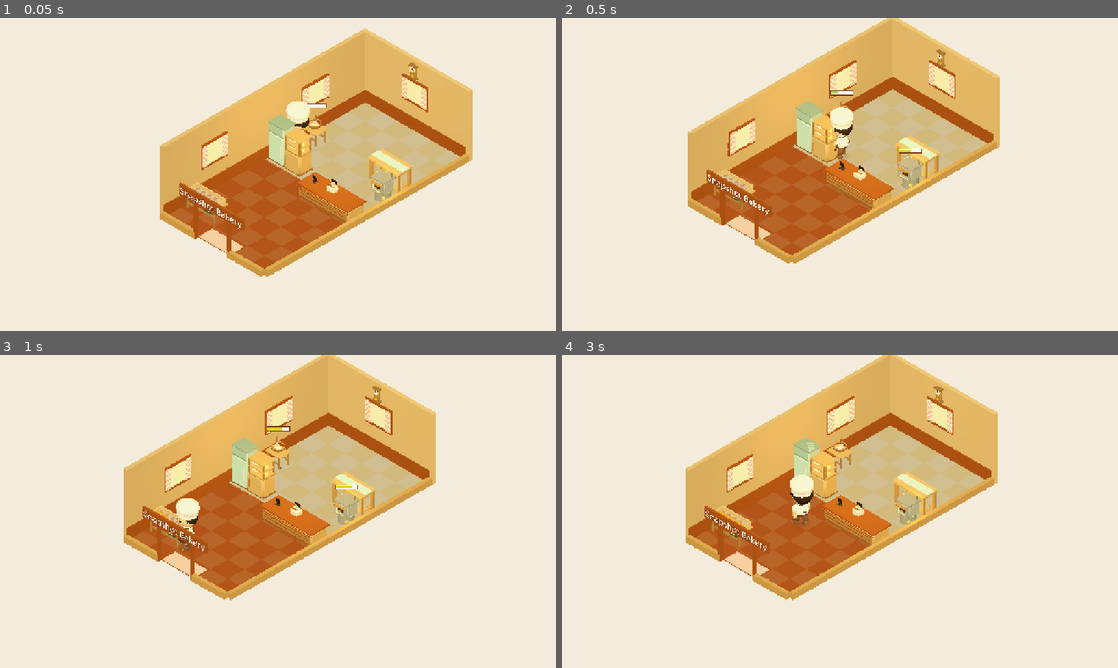
Above: before the commit, frames 1-4 (two rows, left to right).
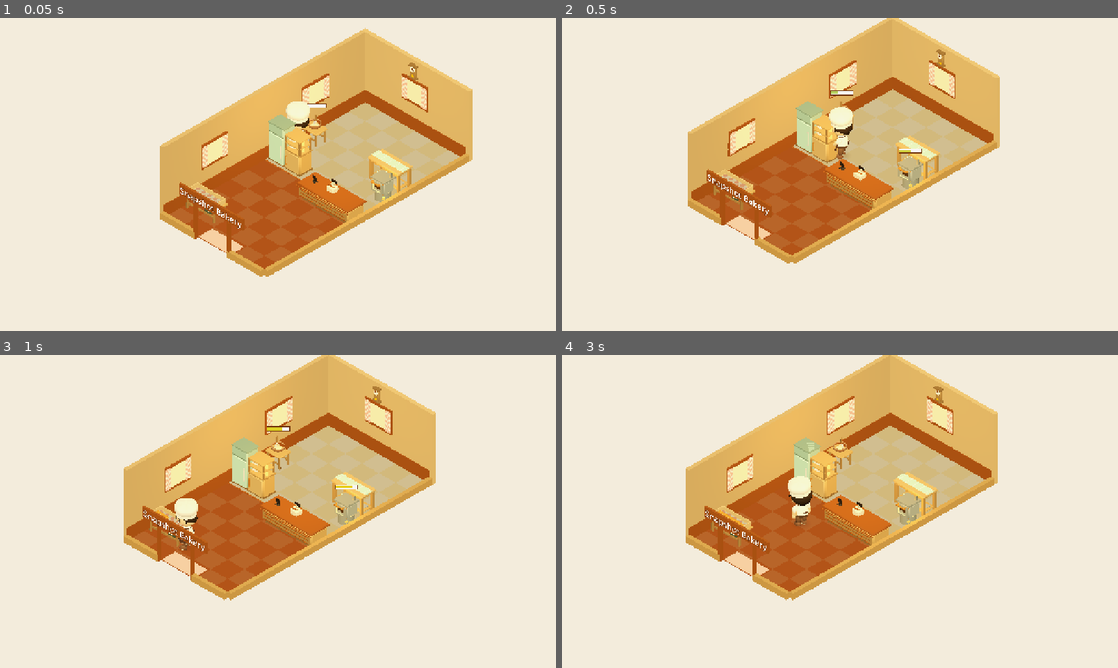
Above: after the commit, the same moments.

Repository: ariefnugraha3/roti-lezat-tycoon
Game: Godot game, scene res://tools/world_snapshot.tscn
The game is run twice, just before and just after one commit, with the same random seed, the same clock (stepped at 60 frames per second) and the same inputs. This scene is started directly instead of the project's main scene.
Inputs (mouse positions are in pixels of both pictures, inside the frame that each line leads up to):
- Up to frame 1 (0.05 s): no input
- Up to frame 2 (0.5 s): no input
- Up to frame 3 (1 s): tap Enter at 0.5 s; move the mouse to (400, 495) at 0.52 s; tap P at 0.6 s; click (400, 495) at 0.67 s; tap Space at 0.77 s
- Up to frame 4 (3 s): tap Space at 1.07, 2.75 s; drag from (728, 527) to (812, 574) at 1.27 s; move the mouse to (895, 442) at 2.02 s; tap 2 at 2.1 s; click (895, 442) at 2.17 s; drag from (812, 574) to (673, 464) at 2.77 s

Frame 1 is identical in both runs. In frame 2, less than 0.1% of the frame differs, in the area x 48-53%, y 28-45%; in frame 3, less than 0.1%; in frame 4, 0.2%, in the area x 40-46%, y 38-55%.

Commit message:
Calm the walking animation
Steps now follow the on-screen speed at 1.6-3.6 steps a second (it was
about 12), the step phase runs continuously, and walking blends in and
out over about 0.2 s with a cosine body bob and limb lag. Characters stop
stepping during a pause (GDD 4.2, ACC_4_WALK_SMOOTH).

Co-Authored-By: Claude Opus 5.5 <noreply@anthropic.com>

Diff:
--- a/gameplay/world/actor_view.gd
+++ b/gameplay/world/actor_view.gd
@@ -59,6 +59,11 @@
 var _cloth: Node3D = null
 var _zs: Array[Node3D] = []
 var _z_timer: float = 0.0
+## Langkah (GDD 4.2): fase siklus yang maju terus, bobot jalan 0..1 yang
+## dilunakkan, dan kecepatan model di layar (meter/detik nyata, dilunakkan).
+var _walk_phase: float = 0.0
+var _walk_w: float = 0.0
+var _vis_speed: float = 0.0
 
 
 func _init() -> void:
@@ -91,6 +96,9 @@
 	if _thought != null:
 		_thought.visible = false
 	_t = 0.0
+	_walk_phase = 0.0
+	_walk_w = 0.0
+	_vis_speed = 0.0
 	_idle_enabled = false
 	_busy = true
 	_action = &""
@@ -101,7 +109,10 @@
 func sync(a: SimActor, delta: float, animate: bool) -> void:
 	_t += delta
 	var target := Vector3(a.pos.x, 0.0, a.pos.y)
-	global_position = target if global_position.distance_to(target) > 1.5 else global_position.lerp(target, minf(1.0, delta * 18.0))
+	var before: Vector3 = global_position
+	var jumped: bool = global_position.distance_to(target) > 1.5
+	global_position = target if jumped else global_position.lerp(target, minf(1.0, delta * 18.0))
+	_update_walk(a, before, jumped, delta)
 	if a.facing.length_squared() > 0.0001:
 		# Wajah karakter menghadap -Z (CharacterFactory.FRONT).
 		var want: float = atan2(-a.facing.x, -a.facing.y)
@@ -111,8 +122,8 @@
 	_update_idle(a, delta)
 	if _action == &"pack" and not a.moving:
 		ProceduralAnimationSystem.pack(model, _t, _pack_p, _pack_n)
-	elif a.moving:
-		ProceduralAnimationSystem.walk(model, _t, a.speed_mps * 4.5)
+	elif _walk_w > 0.0:
+		ProceduralAnimationSystem.walk_cycle(model, _walk_phase, _walk_w)
 	else:
 		ProceduralAnimationSystem.idle_bob(model, _t)
 		if _looking:
@@ -130,6 +141,31 @@
 # ===========================================================================
 # GERAK MENGANGGUR (GDD 31.6) & AKSI
 # ===========================================================================
+
+## Irama langkah dari kecepatan model DI LAYAR (GDD 4.2, perbaikan 2026-10-01).
+## Dulu irama = kecepatan simulasi x 4,5 sehingga pemain melangkah ~12 kali per
+## detik. Kini langkah per detik mengikuti kecepatan nyata (termasuk kecepatan
+## 2x/3x dan pause) dengan batas atas yang tenang; fase maju terus tanpa
+## melompat, dan bobotnya naik-turun dalam ~0,2 detik saat mulai dan berhenti.
+## Saat game di-pause aktor yang sedang berjalan berhenti melangkah perlahan.
+func _update_walk(a: SimActor, before: Vector3, jumped: bool, delta: float) -> void:
+	if delta <= 0.0:
+		return
+	var moved: float = 0.0 if jumped else Vector2(global_position.x - before.x, global_position.z - before.z).length()
+	_vis_speed = lerpf(_vis_speed, moved / delta, minf(1.0, delta * 10.0))
+	var walking: bool = a.moving and _vis_speed > 0.15
+	_walk_w = move_toward(_walk_w, 1.0 if walking else 0.0, delta * ProceduralAnimationSystem.WALK_BLEND_RATE)
+	if _walk_w > 0.0:
+		var steps: float = ProceduralAnimationSystem.walk_steps_per_second(_vis_speed)
+		_walk_phase = fposmod(_walk_phase + delta * PI * steps, TAU)
+	else:
+		_walk_phase = 0.0
+
+
+## Bobot langkah saat ini (0 = diam, 1 = berjalan penuh).
+func walk_weight() -> float:
+	return _walk_w
+
 
 ## Aktifkan gerak menganggur (pemain & staf). Pelanggan tidak pernah memakainya.
 func set_idle_enabled(on: bool) -> void:
--- a/procedural/animation/anim_system.gd
+++ b/procedural/animation/anim_system.gd
@@ -49,22 +49,38 @@
 # GDD 4.2 — parameter jalan (gelombang sinus)
 # ---------------------------------------------------------------------------
 
-## Frekuensi dasar langkah dalam radian/detik pada speed = 1.0.
+## Frekuensi dasar langkah dalam radian/detik pada speed = 1.0 (hanya untuk
+## pemanggil lama `walk()`; aktor di dunia memakai `walk_cycle()`).
 const WALK_FREQ: float = 5.6
+## Irama langkah aktor di dunia (perbaikan 2026-10-01): langkah per detik NYATA
+## = kecepatan model di layar / panjang langkah, dibatasi supaya tidak pernah
+## tergopoh-gopoh (dulu ~12 langkah/detik) dan tetap hidup saat pelan. Pada
+## kecepatan 2x/3x iramanya tertahan di batas atas; kaki sedikit meluncur,
+## tetapi langkahnya tetap tenang.
+const WALK_STEP_LENGTH: float = 0.7
+const WALK_STEPS_MIN: float = 1.6
+const WALK_STEPS_MAX: float = 3.6
+## Laju peralihan diam <-> jalan (bobot per detik): mulai dan berhenti melangkah
+## dalam ~0,2 detik, tanpa pose yang patah.
+const WALK_BLEND_RATE: float = 5.5
 ## Amplitudo ayunan lengan (radian).
-const WALK_ARM_SWING: float = 0.52
+const WALK_ARM_SWING: float = 0.45
 ## Amplitudo ayunan kaki (radian).
-const WALK_LEG_SWING: float = 0.68
+const WALK_LEG_SWING: float = 0.60
 ## Tinggi pantulan badan tiap langkah (meter).
-const WALK_BOB: float = 0.030
+const WALK_BOB: float = 0.022
 ## Amplitudo anggukan kepala ceria (radian).
-const WALK_HEAD_NOD: float = 0.10
+const WALK_HEAD_NOD: float = 0.05
 ## Kemiringan kepala kiri-kanan mengikuti langkah (radian).
-const WALK_HEAD_TILT: float = 0.055
+const WALK_HEAD_TILT: float = 0.045
 ## Goyangan badan kiri-kanan (radian).
-const WALK_SWAY: float = 0.045
+const WALK_SWAY: float = 0.035
 ## Ayunan celemek yang menyusul gerak badan (radian).
-const WALK_APRON_SWAY: float = 0.038
+const WALK_APRON_SWAY: float = 0.032
+## Keterlambatan fase lengan dan celemek di belakang kaki (radian): gerak susulan
+## yang membuat langkah terasa luwes, bukan kaku serempak.
+const WALK_ARM_LAG: float = 0.28
+const WALK_APRON_LAG: float = 0.6
 ## Pengali gerak susulan topi koki terhadap kemiringan kepala.
 const HAT_FOLLOW_THROUGH: float = 1.35
 ## Batas bawah pengali amplitudo agar aktor sangat lambat tetap terlihat hidup.
@@ -232,59 +248,71 @@
 # Animasi per-frame (stateless)
 # ---------------------------------------------------------------------------
 
-## Ayunan langkah berbasis gelombang sinus (GDD 4.2).
-## `t` = waktu akumulatif detik, `speed` = pengali kecepatan jalan aktor.
-## Dipanggil tiap frame; seluruh pose dihitung ulang dari `t` sehingga aman
-## dipanggil dari mana pun tanpa menyimpan state.
+## Ayunan langkah berbasis gelombang sinus (GDD 4.2), versi stateless untuk
+## pemanggil lama dan tes: `t` = waktu akumulatif detik, `speed` = pengali.
+## Aktor di dunia memakai `walk_cycle()` dengan fase dan bobot milik ActorView.
 static func walk(actor: Node3D, t: float, speed: float) -> void:
+	var rate: float = maxf(speed, 0.15)
+	walk_cycle(actor, t * WALK_FREQ * rate, clampf(rate, WALK_AMP_MIN, 1.0))
+
+
+## Langkah kaki per detik nyata untuk model yang bergerak `speed_real` m/detik
+## di layar (lihat WALK_STEP_LENGTH).
+static func walk_steps_per_second(speed_real: float) -> float:
+	return clampf(speed_real / WALK_STEP_LENGTH, WALK_STEPS_MIN, WALK_STEPS_MAX)
+
+
+## Pose satu titik siklus langkah (GDD 4.2). `phase` (radian) maju terus-menerus
+## (pi per langkah), jadi perubahan kecepatan tidak membuat pose melompat.
+## `weight` 0..1 membaurkan dari pose diam ke langkah penuh, sehingga mulai dan
+## berhenti berjalan tidak patah. Semua gerak berupa kurva mulus: kaki = sin,
+## pantulan badan = kosinus dua kali per siklus (tertinggi saat kaki lurus di
+## bawah badan), lengan dan celemek menyusul sedikit di belakang kaki.
+static func walk_cycle(actor: Node3D, phase: float, weight: float) -> void:
 	if actor == null or not is_instance_valid(actor):
 		return
-
-	var rate: float = maxf(speed, 0.15)
-	var phase: float = t * WALK_FREQ * rate
+	var w: float = clampf(weight, 0.0, 1.0)
 	var swing: float = sin(phase)
-	var bounce: float = absf(sin(phase))
-	var amp: float = clampf(rate, WALK_AMP_MIN, WALK_AMP_MAX)
+	var arm_swing: float = sin(phase - WALK_ARM_LAG)
+	var lift: float = 0.5 + 0.5 * cos(phase * 2.0)
 
 	# Kaki berlawanan fase satu sama lain.
 	var leg_l: Node3D = _part(actor, "LegL")
 	if leg_l != null:
-		leg_l.rotation.x = _rest_rot(leg_l).x + swing * WALK_LEG_SWING * amp
+		leg_l.rotation.x = _rest_rot(leg_l).x + swing * WALK_LEG_SWING * w
 	var leg_r: Node3D = _part(actor, "LegR")
 	if leg_r != null:
-		leg_r.rotation.x = _rest_rot(leg_r).x - swing * WALK_LEG_SWING * amp
+		leg_r.rotation.x = _rest_rot(leg_r).x - swing * WALK_LEG_SWING * w
 
 	# Lengan berlawanan fase terhadap kaki di sisi yang sama.
 	var arm_l: Node3D = _part(actor, "ArmL")
 	if arm_l != null:
-		arm_l.rotation.x = _rest_rot(arm_l).x - swing * WALK_ARM_SWING * amp * _swing_of(arm_l)
+		arm_l.rotation.x = _rest_rot(arm_l).x - arm_swing * WALK_ARM_SWING * w * _swing_of(arm_l)
 	var arm_r: Node3D = _part(actor, "ArmR")
 	if arm_r != null:
-		arm_r.rotation.x = _rest_rot(arm_r).x + swing * WALK_ARM_SWING * amp * _swing_of(arm_r)
-
-	# Badan memantul dua kali per siklus langkah dan sedikit bergoyang.
+		arm_r.rotation.x = _rest_rot(arm_r).x + arm_swing * WALK_ARM_SWING * w * _swing_of(arm_r)
+
+	# Badan naik saat kaki lurus di bawahnya, turun saat melangkah lebar.
 	var body: Node3D = _part(actor, "Body")
 	if body != null:
-		var body_rest: Vector3 = _rest_pos(body)
-		body.position.y = body_rest.y + bounce * WALK_BOB * amp
-		body.rotation.z = _rest_rot(body).z + swing * WALK_SWAY * amp
-
-	# Anggukan kepala ceria: dua kali lebih cepat dari ayunan kaki.
-	var head_dy: float = bounce * WALK_BOB * 1.25 * amp
-	var head_roll: float = -swing * WALK_HEAD_TILT * amp
+		body.position.y = _rest_pos(body).y + lift * WALK_BOB * w
+		body.rotation.z = _rest_rot(body).z + swing * WALK_SWAY * w
+
+	# Kepala ikut naik-turun dan mengangguk pelan sedikit di belakang badan.
+	var head_dy: float = lift * WALK_BOB * 1.1 * w
+	var head_roll: float = -arm_swing * WALK_HEAD_TILT * w
 	var head: Node3D = _part(actor, "Head")
 	if head != null:
-		var head_rest: Vector3 = _rest_pos(head)
 		var head_rot: Vector3 = _rest_rot(head)
-		head.position.y = head_rest.y + head_dy
-		head.rotation.x = head_rot.x + sin(phase * 2.0) * WALK_HEAD_NOD * amp
+		head.position.y = _rest_pos(head).y + head_dy
+		head.rotation.x = head_rot.x + sin(phase * 2.0 - 0.6) * WALK_HEAD_NOD * w
 		head.rotation.z = head_rot.z + head_roll
 	_follow_head(actor, head_dy, head_roll * HAT_FOLLOW_THROUGH)
 
 	# Celemek ikut berayun menyusul badan (GDD 4.1 -- kesan kain empuk).
 	var apron: Node3D = _part(actor, "Apron")
 	if apron != null:
-		apron.rotation.z = _rest_rot(apron).z + swing * WALK_APRON_SWAY * amp
+		apron.rotation.z = _rest_rot(apron).z + sin(phase - WALK_APRON_LAG) * WALK_APRON_SWAY * w
 
 
 ## Napas tenang saat aktor berdiri diam. Juga mengembalikan tangan & kaki ke pose
--- a/tests/suites/suite_50_visual.gd
+++ b/tests/suites/suite_50_visual.gd
@@ -16,6 +16,7 @@
 		{"id": "ACC_31_HAIR_CLEAR", "name": "hair and hats never cover the eyes or brows", "fn": _hair_clear},
 		{"id": "ACC_31_DETERMINISM", "name": "the same customer seed builds the same character; seeds vary", "fn": _determinism},
 		{"id": "ACC_31_EXPRESSIONS", "name": "expressions reshape eyes, brows and mouth; carry pose holds items", "fn": _expressions},
+		{"id": "ACC_4_WALK_SMOOTH", "name": "4.2 walking takes calm steps (at most 3.6 a second, set by the on-screen speed), starts and stops without snapping, and stops stepping during a pause", "fn": _walk_smooth},
 	]
 
 
@@ -205,3 +206,66 @@
 	for mi: MeshInstance3D in _meshes(ch):
 		parts.append("%s:%s:%d" % [mi.name, str(mi.get_meta("aabb")), int(mi.get_meta("tris"))])
 	return "|".join(parts)
+
+
+## Langkah tenang dan halus (perbaikan 2026-10-01: dulu ~12 langkah per detik).
+func _walk_smooth() -> void:
+	# Irama dari kecepatan nyata di layar, dengan batas.
+	near(ProceduralAnimationSystem.walk_steps_per_second(3.0), ProceduralAnimationSystem.WALK_STEPS_MAX, 0.001, "the player's 3 m/s caps at the calm maximum")
+	near(ProceduralAnimationSystem.walk_steps_per_second(1.4), 2.0, 0.001, "1.4 m/s takes 2 steps a second")
+	near(ProceduralAnimationSystem.walk_steps_per_second(0.2), ProceduralAnimationSystem.WALK_STEPS_MIN, 0.001, "a slow shuffle still steps at the minimum")
+	check(ProceduralAnimationSystem.WALK_STEPS_MAX <= 4.0, "never more than 4 steps a second")
+	# ActorView sungguhan: aktor pemain berjalan 3 m/detik nyata selama 2 detik.
+	var a := SimActor.new()
+	a.id = &"walker"
+	a.pos = Vector2(1.0, 1.0)
+	var v := ActorView.new()
+	runner.add_child(v)
+	v.bind(&"walker", "walker", CharacterFactory.spec_for_player("pria"))
+	v.sync(a, 0.016, true)
+	var leg: Node3D = CharacterFactory.part(v.model, "LegL")
+	var rest: float = leg.rotation.x
+	var dt: float = 1.0 / 60.0
+	a.moving = true
+	var phase_turns: float = 0.0
+	var last_phase: float = 0.0
+	var max_jump: float = 0.0
+	var prev: float = leg.rotation.x
+	var full_at: float = -1.0
+	for i in 120:
+		a.pos += Vector2(3.0 * dt, 0.0)
+		v.sync(a, dt, true)
+		var ph: float = v._walk_phase
+		phase_turns += fposmod(ph - last_phase, TAU)
+		last_phase = ph
+		max_jump = maxf(max_jump, absf(leg.rotation.x - prev))
+		prev = leg.rotation.x
+		if full_at < 0.0 and v.walk_weight() >= 0.999:
+			full_at = float(i + 1) * dt
+	var steps_per_s: float = phase_turns / PI / 2.0
+	check(steps_per_s > 2.5 and steps_per_s <= ProceduralAnimationSystem.WALK_STEPS_MAX + 0.05, "calm cadence while walking (%.2f steps/s)" % steps_per_s)
+	check(full_at > 0.1 and full_at < 0.5, "steps blend in within a fraction of a second (%.2f s)" % full_at)
+	check(max_jump < 0.12, "the leg never snaps between frames (max %.3f rad)" % max_jump)
+	# Berhenti: kaki kembali lurus pelan-pelan, tidak patah.
+	a.moving = false
+	max_jump = 0.0
+	var rest_at: float = -1.0
+	for j in 60:
+		v.sync(a, dt, true)
+		max_jump = maxf(max_jump, absf(leg.rotation.x - prev))
+		prev = leg.rotation.x
+		if rest_at < 0.0 and v.walk_weight() <= 0.0:
+			rest_at = float(j + 1) * dt
+	check(rest_at > 0.05 and rest_at < 0.5, "steps blend out within a fraction of a second (%.2f s)" % rest_at)
+	check(max_jump < 0.12, "stopping eases the leg back (max %.3f rad per frame)" % max_jump)
+	near(leg.rotation.x, rest, 0.001, "the leg is back at rest")
+	# Pause: aktor masih punya rute tetapi tidak bergerak -> tidak melangkah di tempat.
+	a.moving = true
+	for k in 30:
+		a.pos += Vector2(3.0 * dt, 0.0)
+		v.sync(a, dt, true)
+	for k2 in 60:
+		v.sync(a, dt, true)
+	check(v.walk_weight() <= 0.0, "a paused walker stops stepping instead of walking on the spot")
+	v.queue_free()
+	await runner.get_tree().process_frame
Not shown, changed: CLAUDE.md
Not shown, changed: docs/GDD_COMPLIANCE.md
Not shown, changed: docs/gdd-roti-lezaat-tycoon-ai-ready-v3.1-final.md
